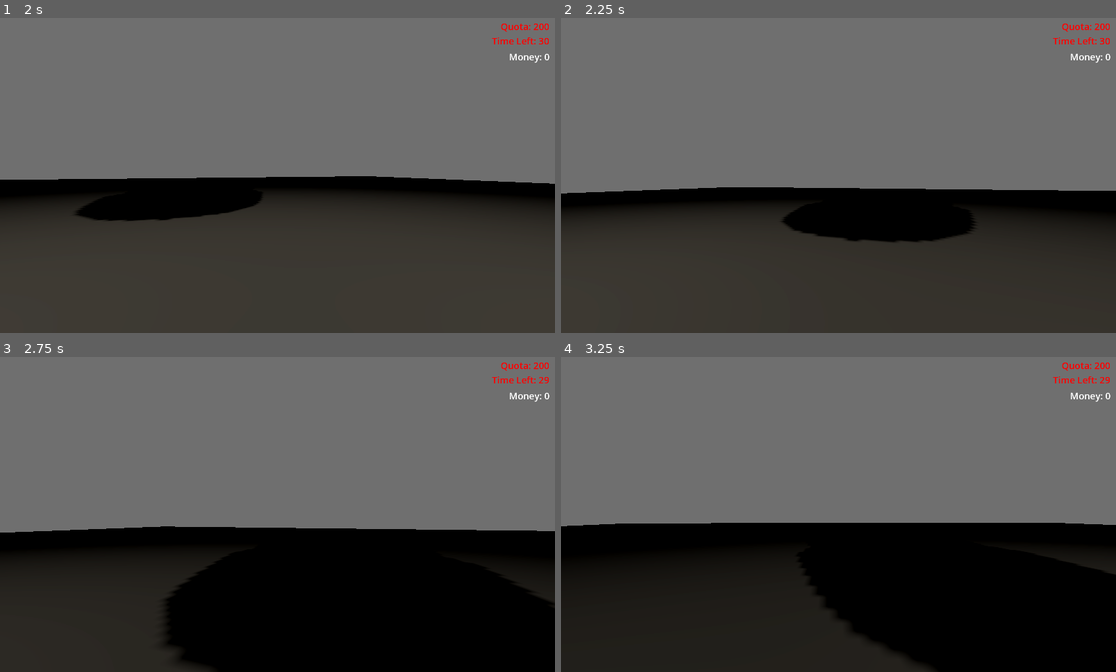
Above: before the commit, frames 1-4 (two rows, left to right).
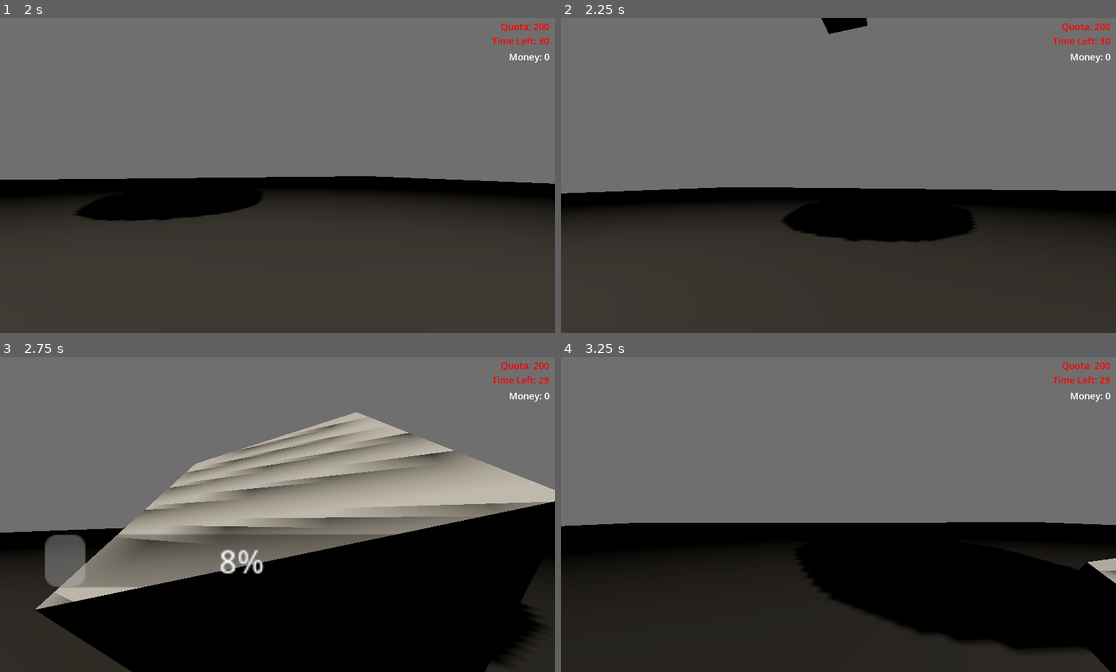
Above: after the commit, the same moments.

Repository: c0sx/ld58
Game: Godot game, scene res://scenes/main.tscn
The game is run twice, just before and just after one commit, with the same random seed, the same clock (stepped at 60 frames per second) and the same inputs.
Inputs (mouse positions are in pixels of both pictures, inside the frame that each line leads up to):
- Up to frame 1 (2 s): tap Enter at 0.5 s; move the mouse to (271, 181) at 0.52 s; hold E (interact) 0.53-1.28 s; hold W (move_forward) from 0.53 s (still down); move the mouse to (316, 178) at 1.27 s; tap E (interact) at 1.35 s
- Up to frame 2 (2.25 s): keep holding W (move_forward); move the mouse to (794, 172) at 2.02 s; hold E (interact) from 2.03 s (still down)
- Up to frame 3 (2.75 s): keep holding W (move_forward); keep holding E (interact)
- Up to frame 4 (3.25 s): move the mouse to (844, 514) at 2.77 s; release W (move_forward) at 2.78 s; release E (interact) at 2.78 s; hold A (move_left) from 2.78 s (still down); tap E (interact) at 2.85 s

Frame 1 is identical in both runs. In frame 2, 0.3% of the frame differs, in the area x 46-56%, y 0-6%; in frame 3, 29%, in the area x 2-100%, y 17-100%; in frame 4, 4.4%.

Commit message:
add loot item resources

Diff:
--- /dev/null
+++ b/loot-item/garbage.tres
@@ -0,0 +1,11 @@
+[gd_resource type="Resource" script_class="LootItemResource" load_steps=3 format=3 uid="uid://brx4385u1uauw"]
+
+[ext_resource type="PackedScene" uid="uid://d30t0f1qjqfjd" path="res://loot-item/loot-item.tscn" id="1_ffy6w"]
+[ext_resource type="Script" path="res://loot-item/loot-item-resourse.gd" id="2_faxf7"]
+
+[resource]
+script = ExtResource("2_faxf7")
+value = 10.0
+name = "garbage"
+rarity = 0
+scene = ExtResource("1_ffy6w")
--- /dev/null
+++ b/loot-item/golden-sphere.tres
@@ -0,0 +1,11 @@
+[gd_resource type="Resource" script_class="LootItemResource" load_steps=3 format=3 uid="uid://dx0ib1u1vyc63"]
+
+[ext_resource type="PackedScene" uid="uid://d30t0f1qjqfjd" path="res://loot-item/loot-item.tscn" id="1_52dr0"]
+[ext_resource type="Script" path="res://loot-item/loot-item-resourse.gd" id="1_lptvv"]
+
+[resource]
+script = ExtResource("1_lptvv")
+value = 5000.0
+name = "golden_sphere"
+rarity = 10
+scene = ExtResource("1_52dr0")
--- /dev/null
+++ b/loot-item/loot-item-resourse.gd
@@ -0,0 +1,7 @@
+class_name LootItemResource
+extends Resource
+
+@export var value: float
+@export var name: String
+@export var rarity: int
+@export var scene: PackedScene
--- a/scenes/main.tscn
+++ b/scenes/main.tscn
@@ -7,6 +7,8 @@
 [ext_resource type="PackedScene" uid="uid://cauq8w1d5shxk" path="res://tube-button/tube-button.tscn" id="3_u0ha8"]
 [ext_resource type="PackedScene" uid="uid://d30t0f1qjqfjd" path="res://loot-item/loot-item.tscn" id="5_67sra"]
 [ext_resource type="PackedScene" uid="uid://bfjd0cwaleh0b" path="res://ui/ui.tscn" id="6_0dwyr"]
+[ext_resource type="Resource" uid="uid://brx4385u1uauw" path="res://loot-item/garbage.tres" id="6_4r5fu"]
+[ext_resource type="Resource" uid="uid://dx0ib1u1vyc63" path="res://loot-item/golden-sphere.tres" id="7_ekssx"]
 [ext_resource type="PackedScene" uid="uid://dsve5jxi3op64" path="res://quota/quota.tscn" id="7_mm867"]
 
 [sub_resource type="ProceduralSkyMaterial" id="ProceduralSkyMaterial_tcvn7"]
@@ -67,6 +69,7 @@
 [node name="Tube" parent="." instance=ExtResource("2_dp1qa")]
 transform = Transform3D(1, 0, 0, 0, 1, 0, 0, 0, 1, 2.08165e-12, 10, 2.08165e-12)
 item_scene = ExtResource("5_67sra")
+items = Array[Resource("res://loot-item/loot-item-resourse.gd")]([ExtResource("6_4r5fu"), ExtResource("7_ekssx")])
 
 [node name="TubeButton" parent="." instance=ExtResource("3_u0ha8")]
 transform = Transform3D(-0.223795, 0, -0.974636, 0, 1, 0, 0.974636, 0, -0.223795, 2.08165e-12, 2.08165e-12, 10)
--- /dev/null
+++ b/tube/spawner/spawner.gd
@@ -0,0 +1,26 @@
+class_name Spawner
+extends Node3D
+
+@export var items: Array[LootItemResource] = []
+
+func spawn() -> LootItemResource:
+	var weights = []
+
+	for item in items:
+		var weight = 1.0 / (item.rarity + 1)
+		weights.append(weight)
+
+	var total = weights.reduce(func(a, b):
+		return a + b
+	)
+
+	var range = randf_range(0.0, total)
+	var acc := 0.0
+
+	for i in items.size():
+		acc += weights[i]
+
+		if range <= acc:
+			return items[i]
+
+	return items.back()
--- /dev/null
+++ b/tube/spawner/spawner.tscn
@@ -0,0 +1,6 @@
+[gd_scene load_steps=2 format=3 uid="uid://cpjbpxu3if5h2"]
+
+[ext_resource type="Script" path="res://tube/spawner/spawner.gd" id="1_t81ca"]
+
+[node name="Spawner" type="Node3D"]
+script = ExtResource("1_t81ca")
--- a/tube/tube.gd
+++ b/tube/tube.gd
@@ -3,11 +3,17 @@
 
 @export var item_scene: PackedScene
 @export var spawn_radius: float = 0.5
+@export var items: Array[LootItemResource] = []
 
-@onready var _spawner: Node3D = $Spawner
+@onready var _spawner: Spawner = $Spawner
+
+func _ready() -> void:
+	_spawner.items = items
 
 func spawn() -> void:
-	var item = item_scene.instantiate()
+	var resouce = _spawner.spawn()
+	var item = resouce.scene.instantiate()
+
 	item.top_level = true
 	item.position = _calc_spawn_position()
 
--- a/tube/tube.tscn
+++ b/tube/tube.tscn
@@ -1,6 +1,7 @@
-[gd_scene load_steps=6 format=3 uid="uid://cd8vh3bcgo2h8"]
+[gd_scene load_steps=7 format=3 uid="uid://cd8vh3bcgo2h8"]
 
 [ext_resource type="Script" path="res://tube/tube.gd" id="1_yhdt5"]
+[ext_resource type="PackedScene" uid="uid://cpjbpxu3if5h2" path="res://tube/spawner/spawner.tscn" id="2_d8uav"]
 
 [sub_resource type="CylinderMesh" id="CylinderMesh_utvtq"]
 
@@ -15,6 +16,9 @@
 [node name="Tube" type="Node3D"]
 script = ExtResource("1_yhdt5")
 
+[node name="Spawner" parent="." instance=ExtResource("2_d8uav")]
+transform = Transform3D(5, 0, 0, 0, 10, 0, 0, 0, 5, 2.08165e-12, 10, 2.08165e-12)
+
 [node name="TubeMesh" type="MeshInstance3D" parent="."]
 transform = Transform3D(5, 0, 0, 0, 10, 0, 0, 0, 5, 2.08165e-12, 10, 2.08165e-12)
 mesh = SubResource("CylinderMesh_utvtq")
@@ -24,6 +28,3 @@
 transform = Transform3D(1.2, 0, 0, 0, 0.1, 0, 0, 0, 1.2, 2.08165e-12, -1, 2.08165e-12)
 mesh = SubResource("CylinderMesh_1xxgt")
 surface_material_override/0 = SubResource("StandardMaterial3D_jv8ct")
-
-[node name="Spawner" type="Node3D" parent="."]
-transform = Transform3D(1, 0, 0, 0, 1, 0, 0, 0, 1, 0, -0.65857, 0)
Not shown: 1 places in scenes/main.tscn that only renumber resources
